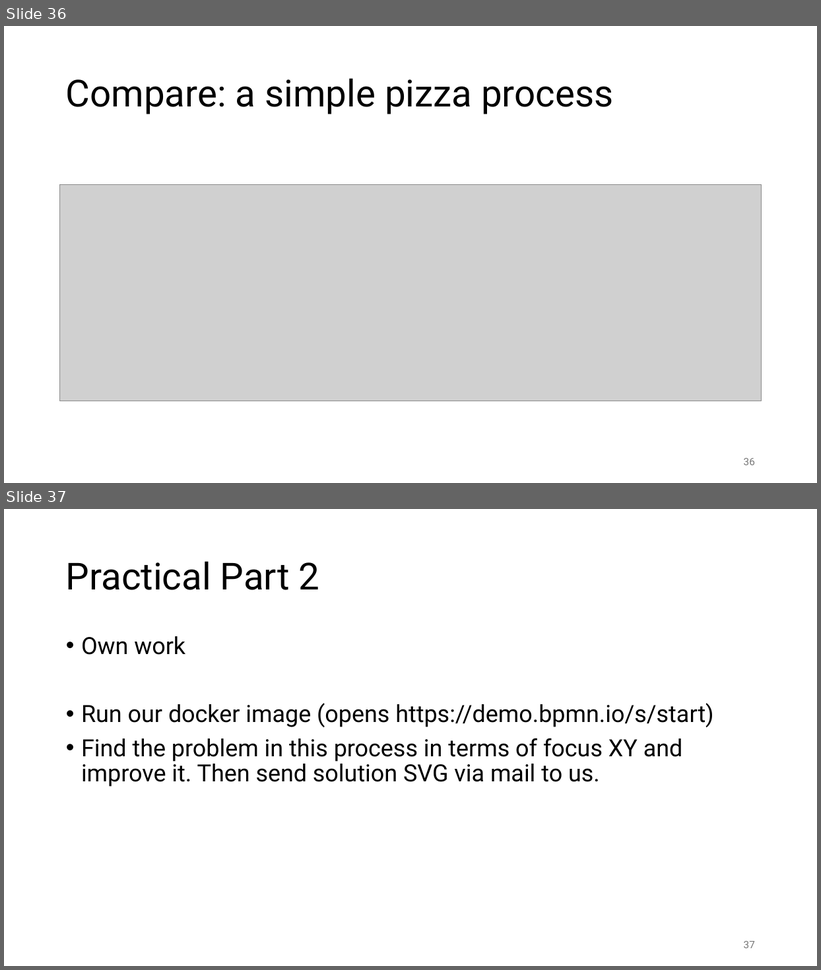
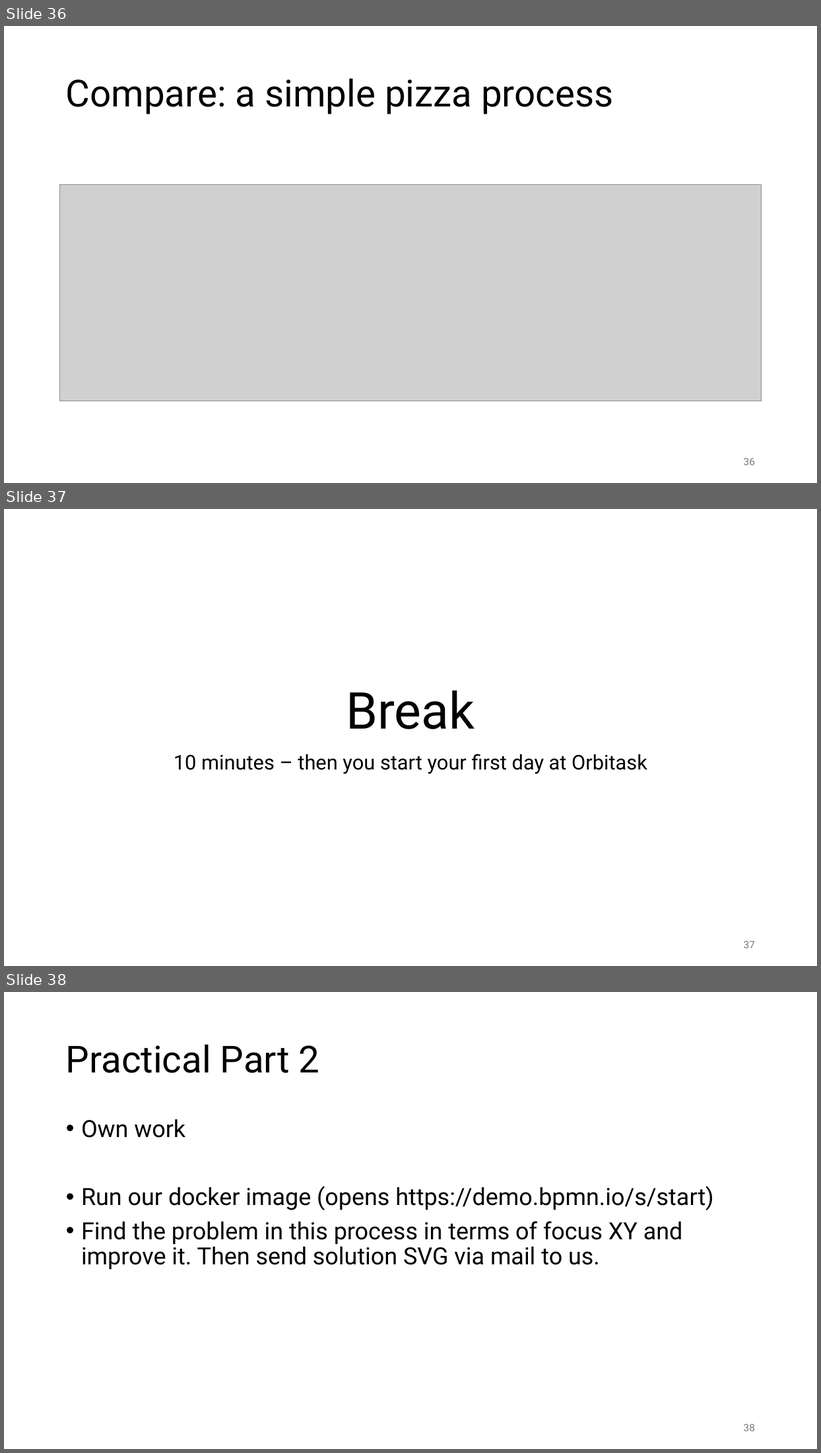
Before and after one commit to FontysVenlo/esd-2026-workshop-g03, a slide deck: BPMN Workshop.pptx. Shown one above the other, each under a label of ours: slides 36 and 37 before the commit, slides 36, 37 and 38 after it. The pictures are 821x970 and 821x1453 pixels, drawn with LibreOffice and Linux fonts; fonts in the diff are those of the drawing; grey boxes stand for pictures. Boxes give left, top, right and bottom in pixels: in the first picture for what was removed or moved away, otherwise in the second. Text is boxed around its words. In the diff, an @@ line names an element or a change of style, - is before the commit and + after.

```diff
--- a/BPMN Workshop.pptx
+++ b/BPMN Workshop.pptx
@@ slide 37 added at (4, 509, 817, 966), background #FFFFFF @@
@@ title added at (346, 691, 475, 729), 60 pt, text #000000 @@
+Break
@@ subtitle added at (174, 754, 648, 774), 24 pt, text #000000 @@
+10 minutes – then you start your first day at Orbitask
@@ page number added at (744, 941, 755, 949), 12 pt, text #797979 @@
+37
@@ what was slide 37 is now slide 38 @@
@@ page number at (744, 1424, 755, 1432): text changed @@
-37
+38
```
Also in this commit, not shown: 9 other files.
